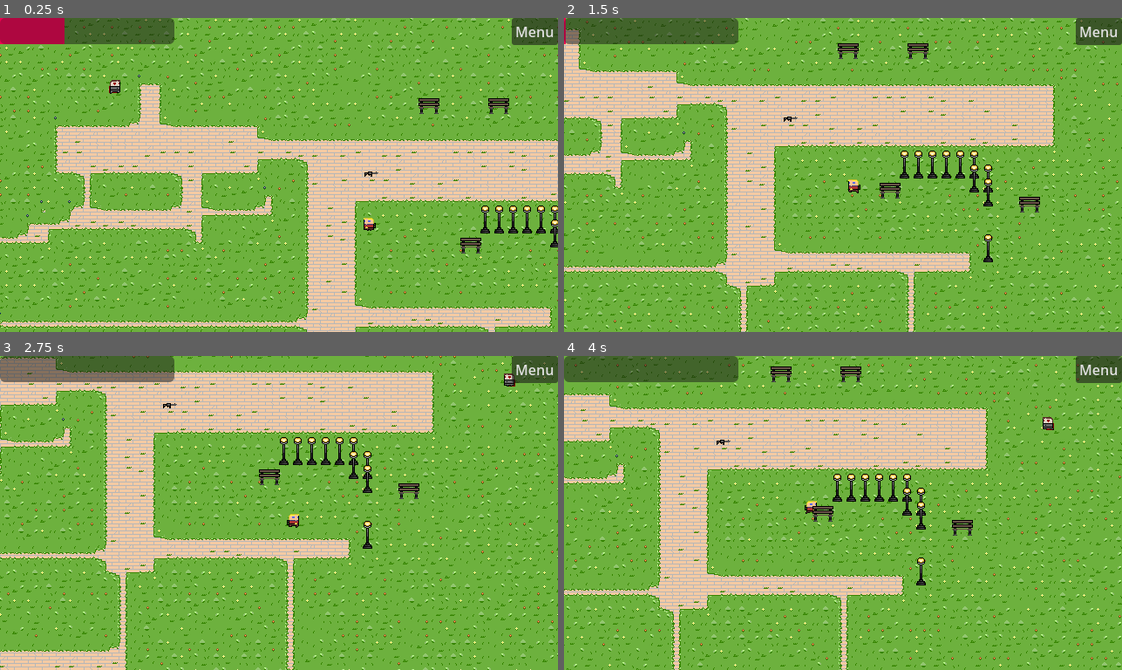
Above: before the commit, frames 1-4 (two rows, left to right).
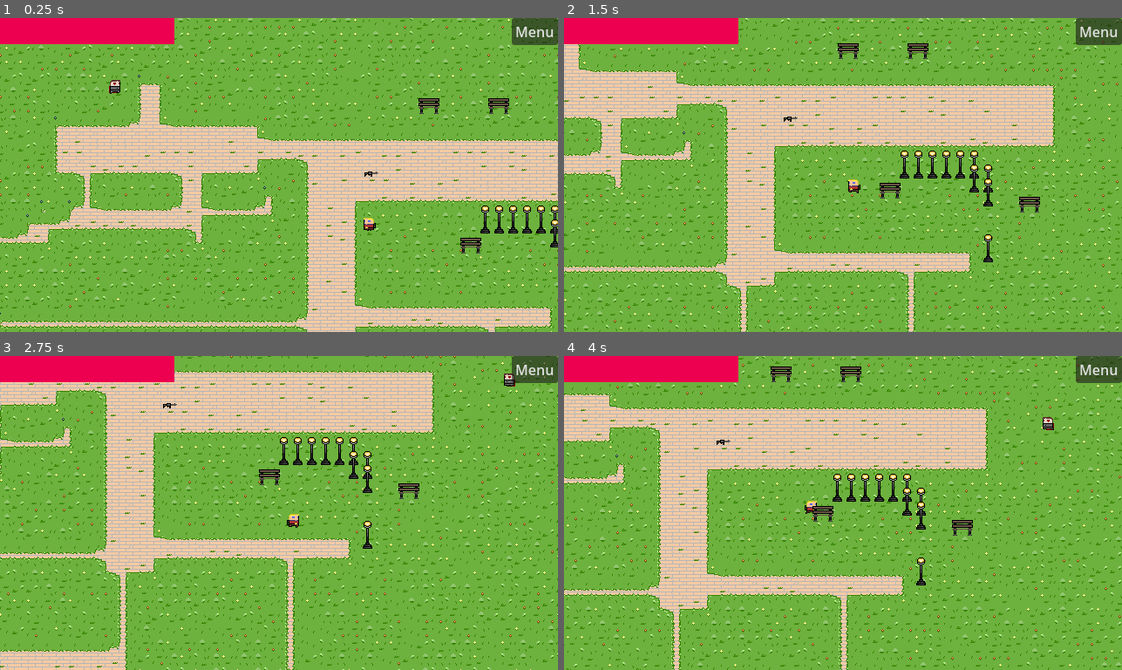
Above: after the commit, the same moments.

Repository: TheRubeThing/LudumDate54
Game: Godot game, scene res://Assets/Levels/Playgrounds/enemy_test.tscn
Same seed, same stepped clock (60 frames per second), same inputs: the game is played once before the commit and once after it.
Inputs (mouse positions are in pixels of both pictures, inside the frame that each line leads up to):
- Up to frame 1 (0.25 s): no input
- Up to frame 2 (1.5 s): move the mouse to (965, 159) at 0.52 s; hold D (D_right) 0.53-1.28 s; click (965, 159) at 0.6 s; move the mouse to (731, 190) at 1.27 s; hold S (S_down) from 1.28 s (still down); right-click (731, 190) at 1.35 s
- Up to frame 3 (2.75 s): move the mouse to (334, 443) at 2.02 s; release S (S_down) at 2.03 s; hold D (D_right) from 2.03 s (still down); click (334, 443) at 2.1 s
- Up to frame 4 (4 s): move the mouse to (815, 575) at 2.77 s; release D (D_right) at 2.78 s; hold W (W_up) 2.78-3.53 s; right-click (815, 575) at 2.85 s; click (815, 575) at 2.92 s; move the mouse to (1010, 560) at 3.52 s; hold A (A_left) from 3.53 s (still down); click (1010, 560) at 3.6 s

The runs differ from the first frame. In frame 1, 2.6% of the frame differs, in the area x 0-32%, y 0-9%; in frame 2, 2.6%; in frame 3, 2.6%; in frame 4, 2.6%.

Commit message:
f: Healthbars

Diff:
--- a/Assets/Enteties/enemy.tscn
+++ b/Assets/Enteties/enemy.tscn
@@ -6,6 +6,8 @@
 [ext_resource type="Script" path="res://Assets/Scripts/DetectionRange.gd" id="4_enc4k"]
 [ext_resource type="Script" path="res://Assets/Scripts/HitBox.gd" id="5_3o3dc"]
 [ext_resource type="Script" path="res://Assets/Scripts/Stats.gd" id="6_ucqvr"]
+[ext_resource type="Theme" uid="uid://dugp6bbi0wp31" path="res://Themes/HealthBar.tres" id="7_wwowe"]
+[ext_resource type="Script" path="res://Assets/Scripts/HealthBar.gd" id="8_bfgcu"]
 
 [sub_resource type="RectangleShape2D" id="RectangleShape2D_3dene"]
 
@@ -50,6 +52,8 @@
 
 [sub_resource type="RectangleShape2D" id="RectangleShape2D_6e77v"]
 
+[sub_resource type="Theme" id="Theme_pkhrq"]
+
 [node name="Enemy" type="CharacterBody2D" groups=["ENEMIES"]]
 script = ExtResource("1_43sha")
 
@@ -79,12 +83,36 @@
 [node name="HitBoxCollision" type="CollisionShape2D" parent="HitBox"]
 shape = SubResource("RectangleShape2D_6e77v")
 
-[node name="Stats" type="Node" parent="." node_paths=PackedStringArray("hit_box")]
+[node name="Stats" type="Node" parent="."]
 script = ExtResource("6_ucqvr")
-hit_box = NodePath("../HitBox")
-group = 1
+max_health = 30
+
+[node name="Healdisplay" type="Node2D" parent="."]
+
+[node name="HealthBar" type="ProgressBar" parent="Healdisplay"]
+offset_left = -9.0
+offset_top = -12.0
+offset_right = 9.0
+offset_bottom = -8.0
+tooltip_text = "Health"
+theme = ExtResource("7_wwowe")
+value = 46.0
+show_percentage = false
+script = ExtResource("8_bfgcu")
+diffSpeed = 300
+
+[node name="DiffBar" type="ProgressBar" parent="Healdisplay/HealthBar"]
+show_behind_parent = true
+layout_mode = 0
+offset_right = 18.0
+offset_bottom = 4.0
+theme = SubResource("Theme_pkhrq")
+value = 80.0
+show_percentage = false
 
 [connection signal="body_entered" from="DetectionRange" to="Brain" method="_on_detection_range_body_entered"]
 [connection signal="body_exited" from="DetectionRange" to="Brain" method="_on_detection_range_body_exited"]
 [connection signal="area_entered" from="HitBox" to="HitBox" method="_on_area_entered"]
 [connection signal="hit" from="HitBox" to="." method="_on_hit_box_hit"]
+[connection signal="hit" from="HitBox" to="Stats" method="_on_hit_box_hit"]
+[connection signal="health_updated" from="Stats" to="Healdisplay/HealthBar" method="_on_stats_health_updated"]
--- a/Assets/Enteties/hud.tscn
+++ b/Assets/Enteties/hud.tscn
@@ -26,7 +26,7 @@
 value = 46.0
 show_percentage = false
 script = ExtResource("3_cvewk")
-diffSpeed = 300
+group = 1
 
 [node name="DiffBar" type="ProgressBar" parent="UIHealthBar"]
 show_behind_parent = true
--- a/Assets/Scripts/HealthBar.gd
+++ b/Assets/Scripts/HealthBar.gd
@@ -1,13 +1,23 @@
 extends ProgressBar
 
+enum groups { ENEMIES, PLAYER }
+
 @export var diffSpeed : int
-var player_stats : Node
+@export var group : groups
+
+var stats : Node
 
 # Called when the node enters the scene tree for the first time.
 func _ready():
-	player_stats = Globals.player_stats
-	player_stats.connect("health_updated", _on_health_change)
-	value = player_stats.current_health
+	if group == groups.PLAYER:
+		stats = Globals.player_stats
+		stats.connect("health_updated", _on_stats_health_updated)
+	else:
+		stats = get_node("../../Stats")
+		visible = false
+
+	max_value = stats.max_health
+	value = stats.current_health
 
 
 # Called every frame. 'delta' is the elapsed time since the previous frame.
@@ -19,5 +29,8 @@
 		$DiffBar.value = value
 
 
-func _on_health_change(newVal):
+func _on_stats_health_updated(newVal):
+	print("hej")
 	value = newVal
+	if value != max_value:
+		visible = true
--- a/Assets/Scripts/Player.gd
+++ b/Assets/Scripts/Player.gd
@@ -8,6 +8,9 @@
 
 var equipped_item_instance: Item
 var pushback_velocity = Vector2(0,0)
+
+func _ready():
+	Globals.player = self
 
 func equip_item(item: PackedScene) -> bool :
 	if (equipped_item_instance == null):
@@ -22,7 +25,6 @@
 	equipped_item_instance.queue_free()
 	equipped_item_instance = null
 
-
 # Uses the currently equipped item
 func action():
 	if (equipped_item_instance == null):
@@ -35,14 +37,9 @@
 	if Input.is_action_just_pressed("throw"):
 		unequip_item()
 
-func _ready():
-	Globals.player = self
-
-
 func _physics_process(delta):
 	var direction_x = Input.get_axis("A_left", "D_right")
 	var direction_y = Input.get_axis("W_up", "S_down")
-
 
 	pushback_velocity *= pushback_decay
 
@@ -61,7 +58,6 @@
 
 
 func _recoil(dir, amount):
-	print(dir)
 	pushback_velocity = dir * amount * push_back_factor
 
 
--- a/Assets/Scripts/Stats.gd
+++ b/Assets/Scripts/Stats.gd
@@ -5,7 +5,6 @@
 enum groups { ENEMIES, PLAYER }
 
 @export var max_health : int
-@export var hit_box : Area2D
 @export var group : groups
 
 var current_health : int
@@ -14,7 +13,8 @@
 func _ready():
 	if group == groups.PLAYER:
 		Globals.player_stats = self
-		current_health = max_health
+
+	current_health = max_health
 
 # Called every frame. 'delta' is the elapsed time since the previous frame.
 func _process(delta):
Not shown: 1 places in Assets/Enteties/enemy.tscn that only renumber resources
